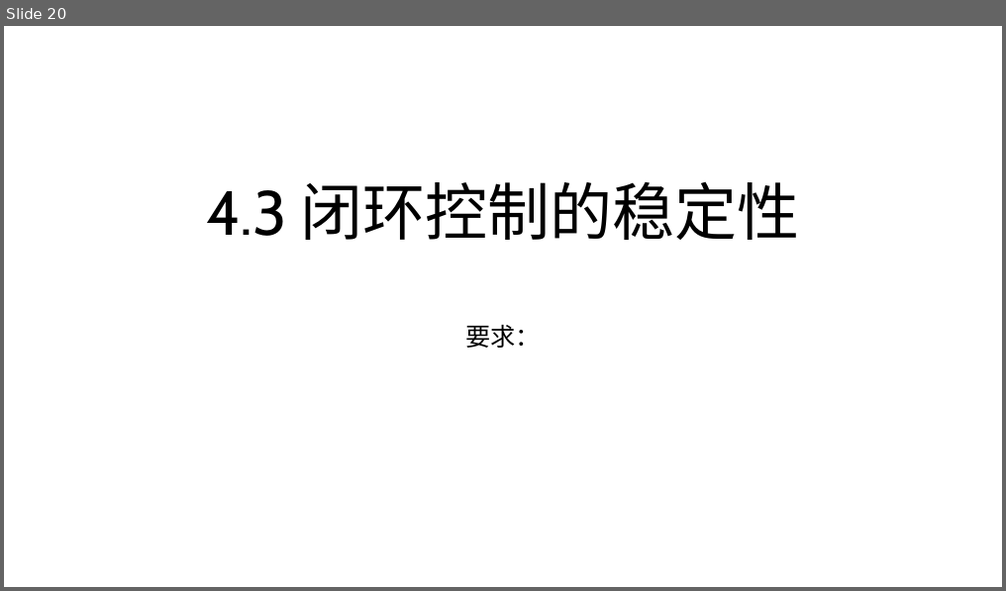
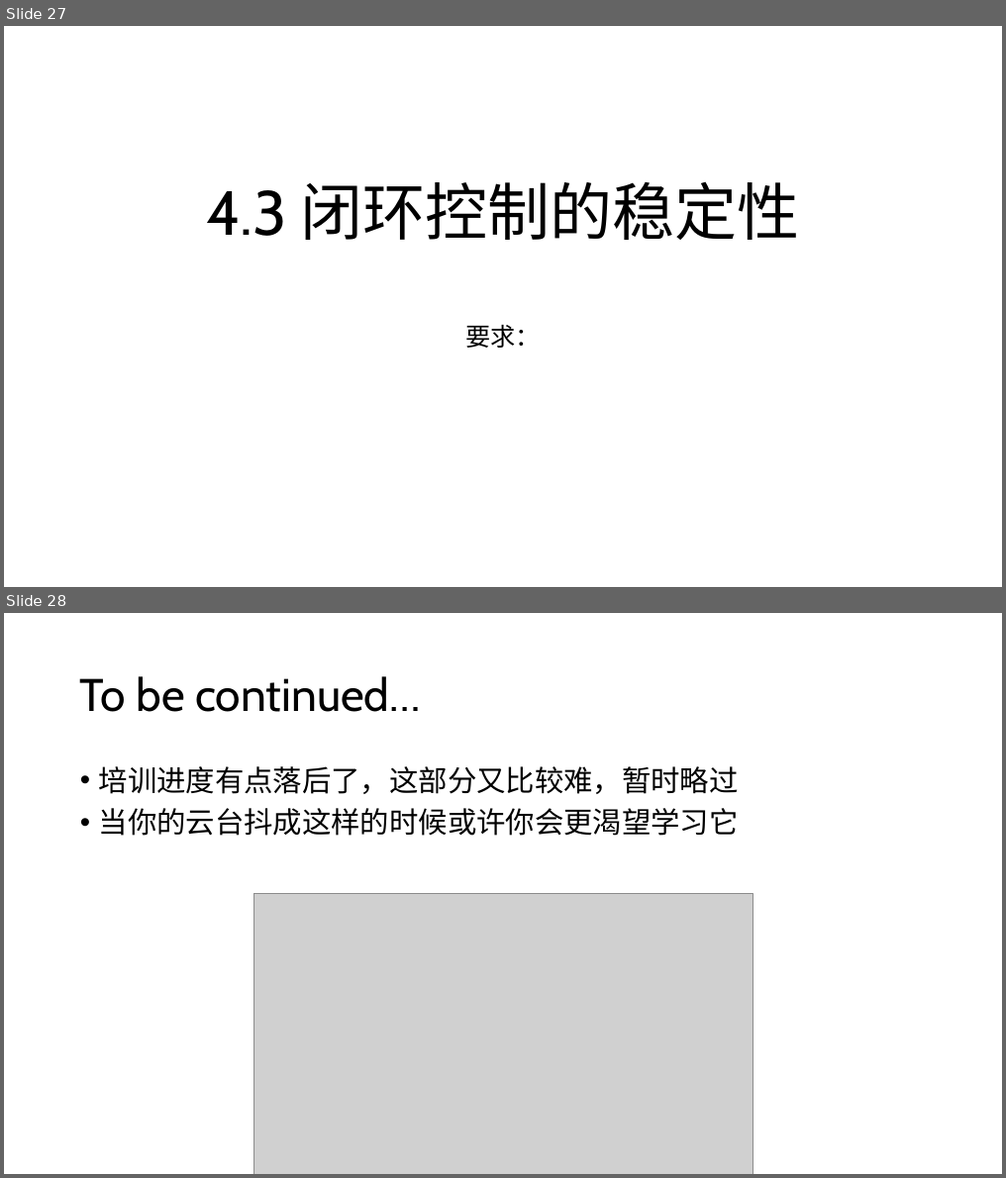
Before and after one commit to JLU-Robomaster-Embedded/embedded_tutorial, a slide deck: 4_控制器设计.pptx. Shown one above the other, each under a label of ours: slide 20 before the commit, slides 27 and 28 after it. The pictures are 1006x591 and 1006x1178 pixels, drawn with LibreOffice and Linux fonts; fonts in the diff are those of the drawing; grey boxes stand for pictures. Boxes give left, top, right and bottom in pixels: in the first picture for what was removed or moved away, otherwise in the second. Text is boxed around its words. In the diff, an @@ line names an element or a change of style, - is before the commit and + after.

```diff
--- a/4_控制器设计.pptx
+++ b/4_控制器设计.pptx
@@ slide 28 added at [4,613,1002,1174], background #FFFFFF @@
@@ title added at [80,676,420,712], 44 pt, text #000000 @@
+To be continued…
@@ text added at [99,766,739,836], 28 pt, text #000000 @@
+• 培训进度有点落后了，这部分又比较难，暂时略过
+• 当你的云台抖成这样的时候或许你会更渴望学习它
@@ picture added at [253,894,752,1174] @@
@@ what was slide 20 is now slide 27 @@
```
Also in this commit, not shown: 9 slides changed, 18 other slides added, 6 slides removed.
